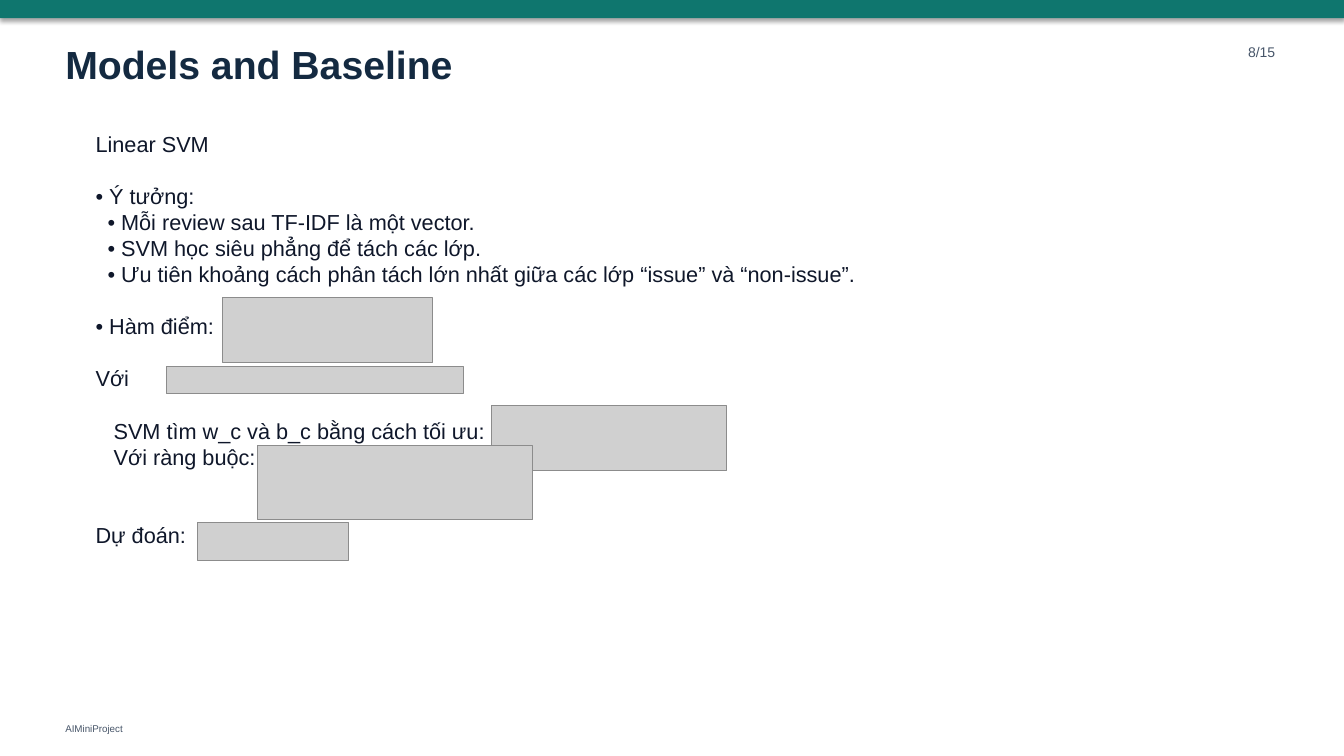
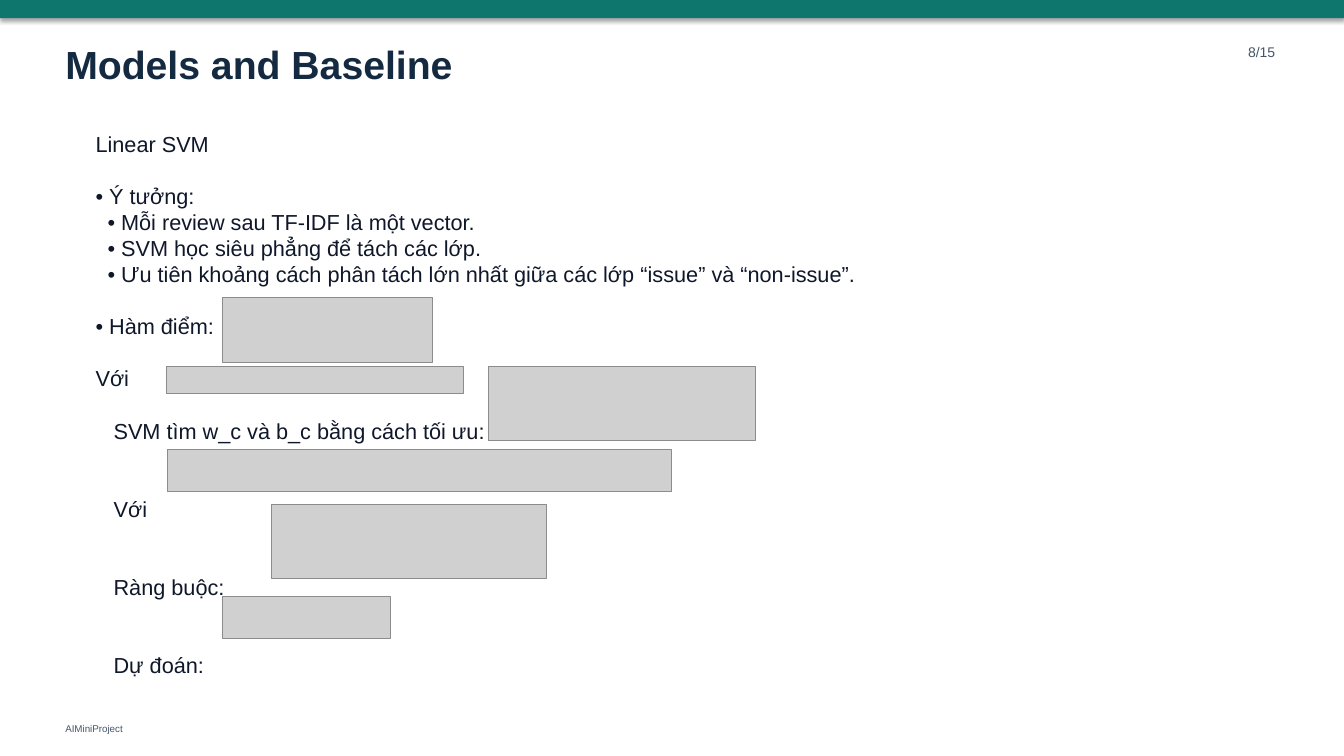
Before and after one commit to luongkien25/AIMiniProject, a slide deck: slide 12 of slides/AIMiniProject_presentation.pptx. Drawn at 1344x756 pixels with LibreOffice and Linux fonts; fonts in the diff are those of the drawing; grey boxes stand for pictures. Boxes give left, top, right and bottom in pixels: in the first picture for what was removed or moved away, otherwise in the second. Text is boxed around its words. In the diff, an @@ line names an element or a change of style, - is before the commit and + after.

```diff
--- a/slides/AIMiniProject_presentation.pptx
+++ b/slides/AIMiniProject_presentation.pptx
@@ picture: place and size @@
-picture at <box>492,406,727,472</box>
+picture at <box>488,367,755,441</box>
@@ picture added at <box>168,450,673,492</box> @@
@@ text at <box>114,501,224,600</box>: text changed @@
-Với ràng buộc:
+Với
+Ràng buộc:
@@ picture: place and size @@
-picture at <box>258,446,533,520</box>
+picture at <box>271,504,546,579</box>
@@ picture: place and size @@
-picture at <box>198,522,350,561</box>
+picture at <box>223,597,391,639</box>
```
Also in this commit, not shown: 3 other slides changed, 4 other files.
